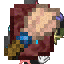
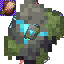
Before/after of a 64x64 layered artwork. What changed in the layer stack:
added group "1.20 pr1" with 17 layers above "64x" over [24,24,40,40]
added layer "wild_armor_trim_smithing_template.png #1" in group "1.20 pr1" over [25,24,40,40]
added layer "wayfinder_armor_trim_smithing_template.png" in group "1.20 pr1" over [25,24,40,40]
added layer "ward_armor_trim_smithing_template.png #1" in group "1.20 pr1" over [25,24,40,40]
added layer "vex_armor_trim_smithing_template.png #1" in group "1.20 pr1" over [25,24,40,40]
added layer "tide_armor_trim_smithing_template.png #1" in group "1.20 pr1" over [25,24,40,40]
added layer "spire_armor_trim_smithing_template.png #1" in group "1.20 pr1" over [25,24,40,40]
added layer "snout_armor_trim_smithing_template.png #1" in group "1.20 pr1" over [25,24,40,40]
added layer "silence_armor_trim_smithing_template.png" in group "1.20 pr1" over [25,24,40,40]
added layer "shaper_armor_trim_smithing_template.png" in group "1.20 pr1" over [25,24,40,40]
added layer "sentry_armor_trim_smithing_template.png #1" in group "1.20 pr1" over [25,24,40,40]
added layer "rib_armor_trim_smithing_template.png #1" in group "1.20 pr1" over [25,24,40,40]
added layer "raiser_armor_trim_smithing_template.png" in group "1.20 pr1" over [25,24,40,40]
added layer "host_armor_trim_smithing_template.png" in group "1.20 pr1" over [25,24,40,40]
added layer "eye_armor_trim_smithing_template.png" in group "1.20 pr1" over [25,24,40,40]
added layer "coast_armor_trim_smithing_template.png #1" in group "1.20 pr1" over [24,24,40,40]
hid group "Brush" (4 layers) over [4,4,60,60]
hid group "Netherite Upgrade" (7 layers) over [10,4,54,60]
moved "coast trims" below "dune" over [4,0,64,64]
added group "resources" with 17 layers above "Layer #5" over [0,0,16,16]
showed group "16x Items" (16 layers), moved it into group "resources" over [0,0,16,16]
…and 13 more changes (2 added, 11 visibility)
